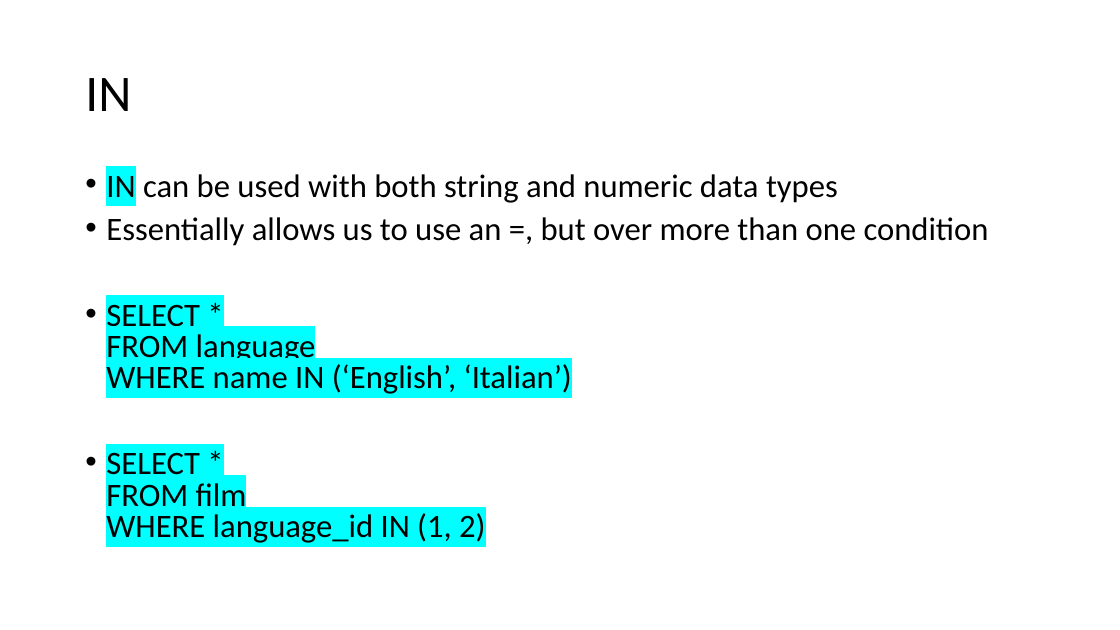
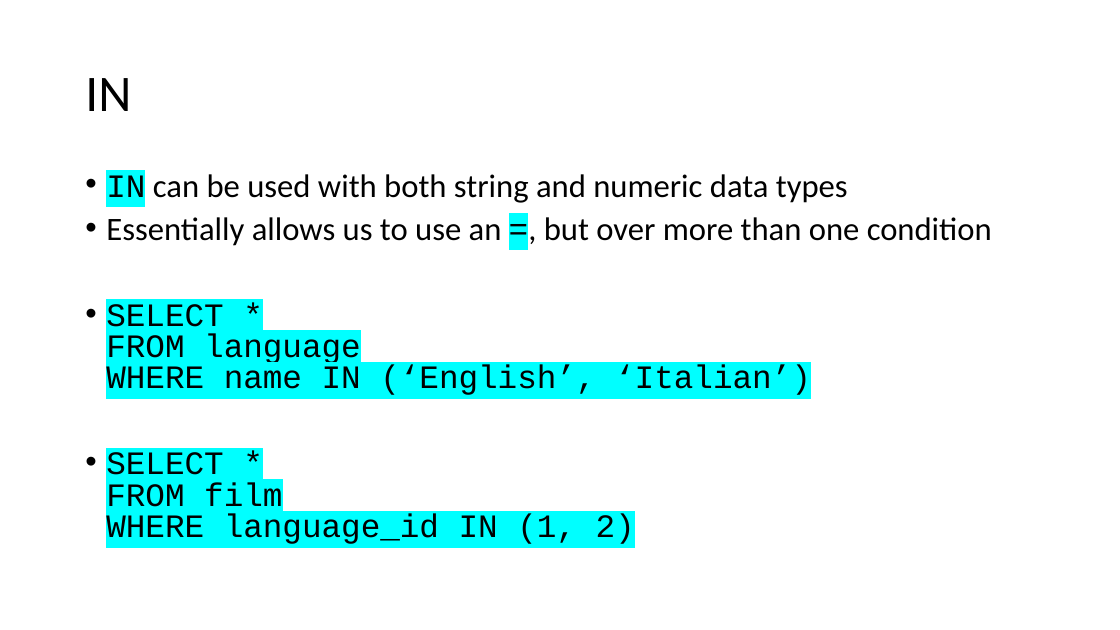
Before and after one commit to TataAndBigData/Practical-ML-DS, a slide deck: slide 21 of Chapter 2. Python for Data Scientists/Module 2. SQL/0. SQL Basics.pptx. Drawn at 1120x630 pixels with LibreOffice and Linux fonts; fonts in the diff are those of the drawing. Boxes give left, top, right and bottom in pixels: in the first picture for what was removed or moved away, otherwise in the second. Text is boxed around its words. In the diff, an @@ line names an element or a change of style, - is before the commit and + after.

```diff
--- a/Chapter 2. Python for Data Scientists/Module 2. SQL/0. SQL Basics.pptx
+++ b/Chapter 2. Python for Data Scientists/Module 2. SQL/0. SQL Basics.pptx
@@ text "IN can be used with ..." at <box>106,174,992,544</box>: font Calibri to Courier New in "IN", "=,", "SELECT * FROM language WHERE name IN ...", "SELECT * FROM film WHERE language_id IN ..."; highlight none to #00FFFF in "=," @@
```
Also in this commit, not shown: 5 other slides changed.
